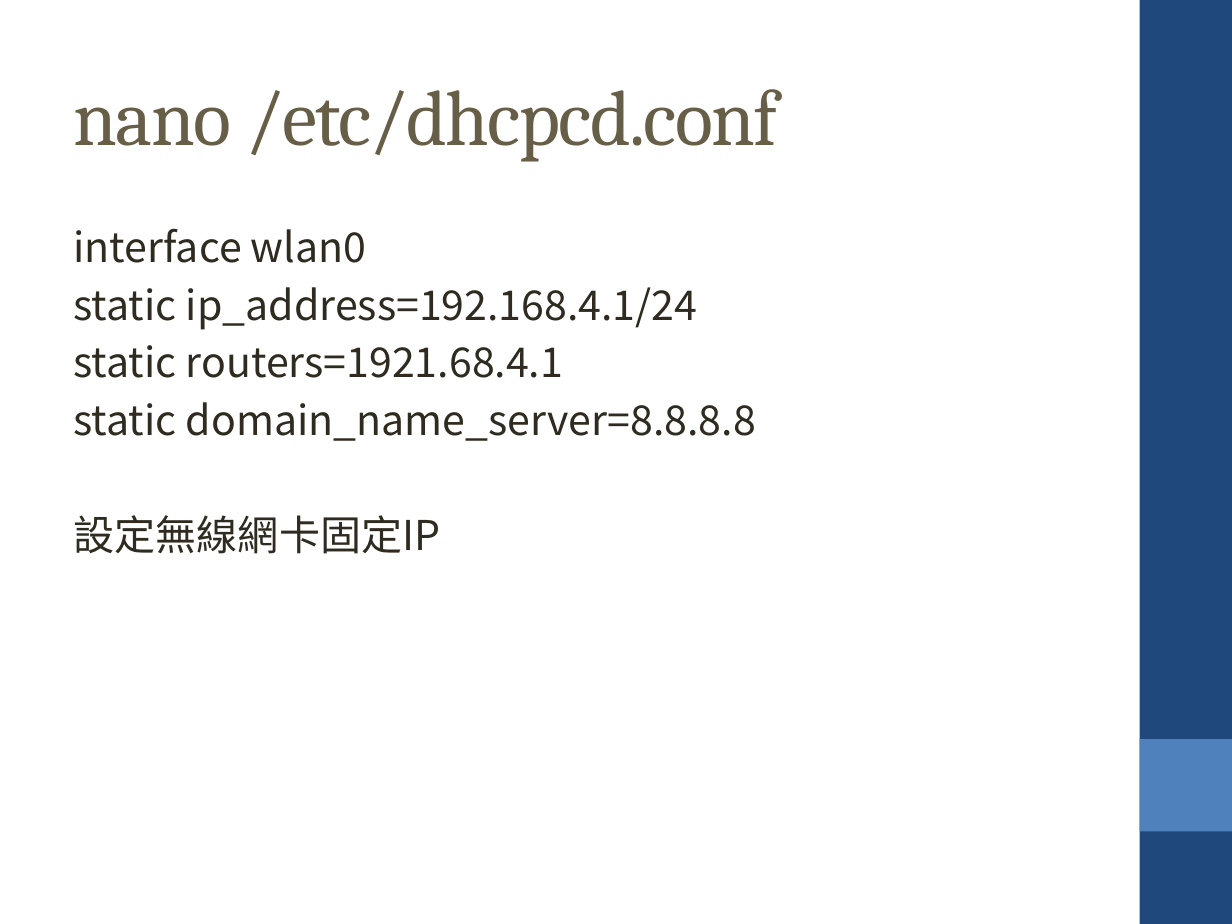
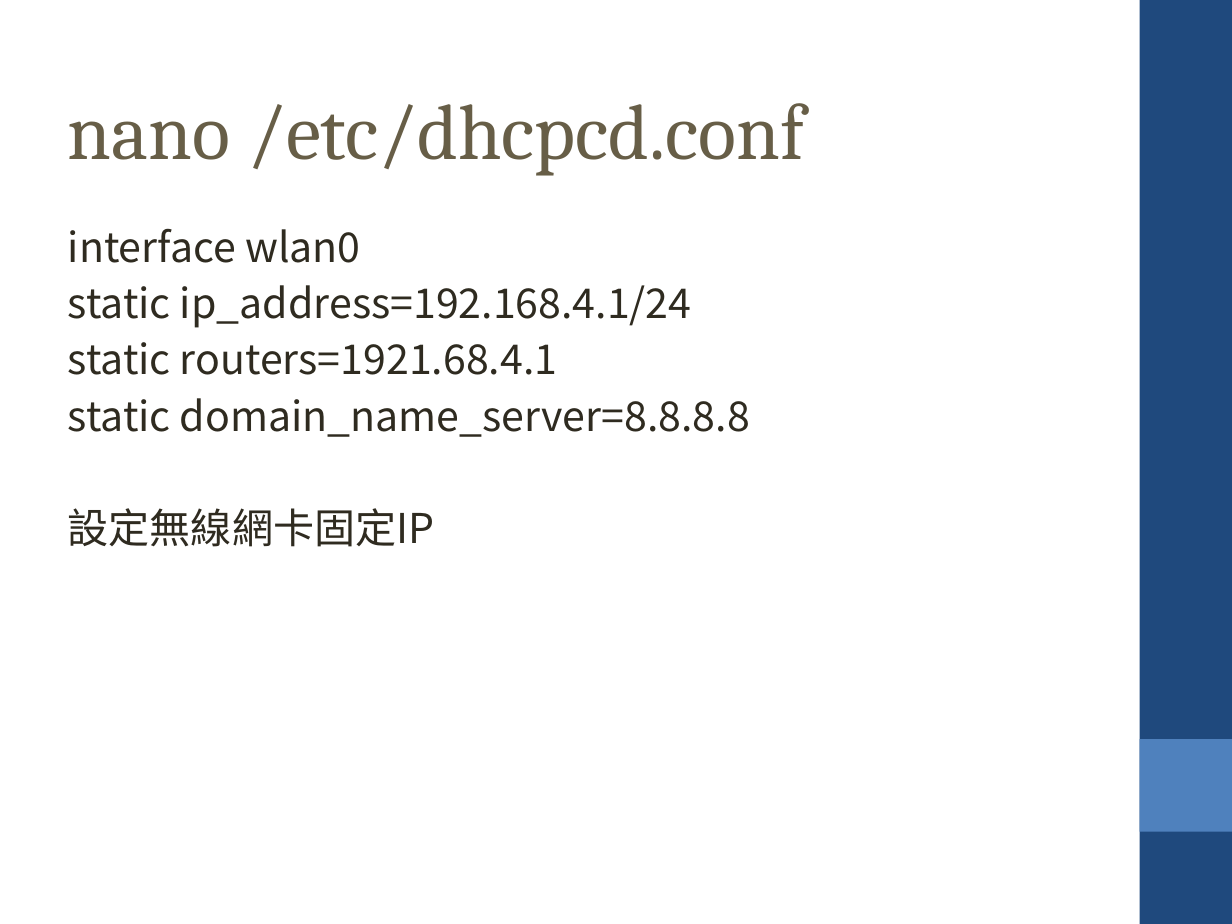
Before and after one commit to krnick/AP_MODE, a slide deck: slide 3 of 設定wifi ap_repeater.pptx. Drawn at 1232x924 pixels with LibreOffice and Linux fonts; fonts in the diff are those of the drawing. Boxes give left, top, right and bottom in pixels: in the first picture for what was removed or moved away, otherwise in the second. Text is boxed around its words. In the diff, an @@ line names an element or a change of style, - is before the commit and + after.

```diff
--- a/設定wifi ap_repeater.pptx
+++ b/設定wifi ap_repeater.pptx
@@ text "nano /etc/dhcpcd.conf": place and size @@
-text "nano /etc/dhcpcd.conf" at [74, 89, 778, 162]
+text "nano /etc/dhcpcd.conf" at [68, 103, 806, 176]
@@ text "nano /etc/dhcpcd.conf" at [68, 103, 806, 176]: letter spacing -1 to 0 pt @@
@@ text "interface wlan0" rewrapped from [74, 228, 756, 554] to [68, 228, 750, 547] @@
```
Also in this commit, not shown: 17 other slides changed, 1 slide added, 1 other file.
